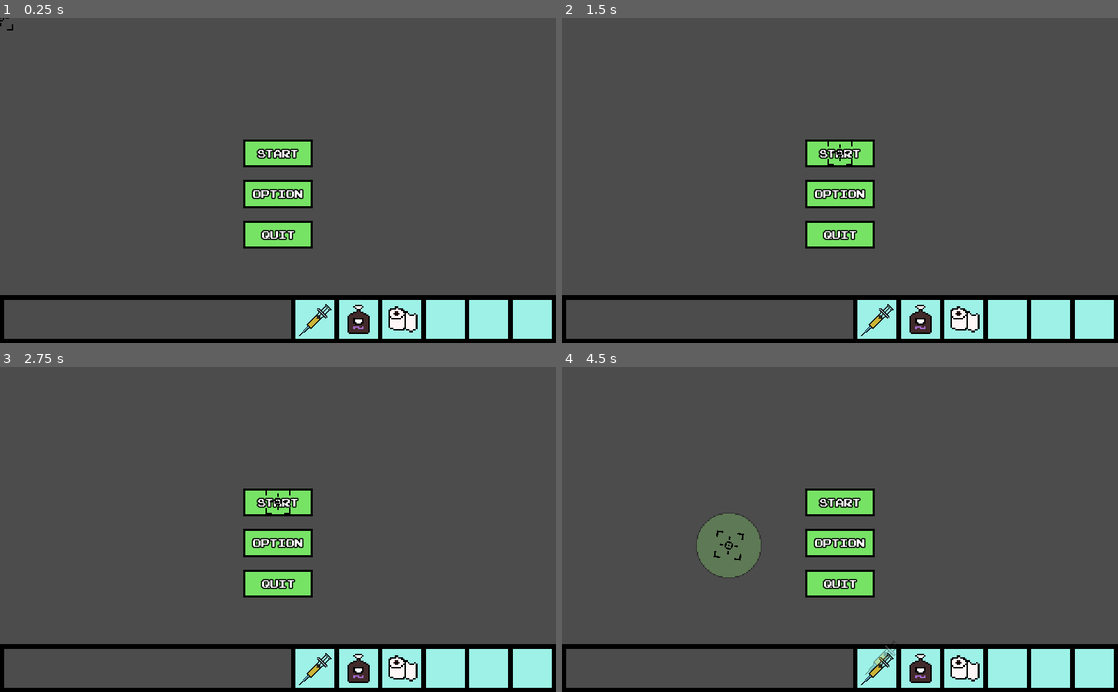
Above: before the commit, frames 1-4 (two rows, left to right).
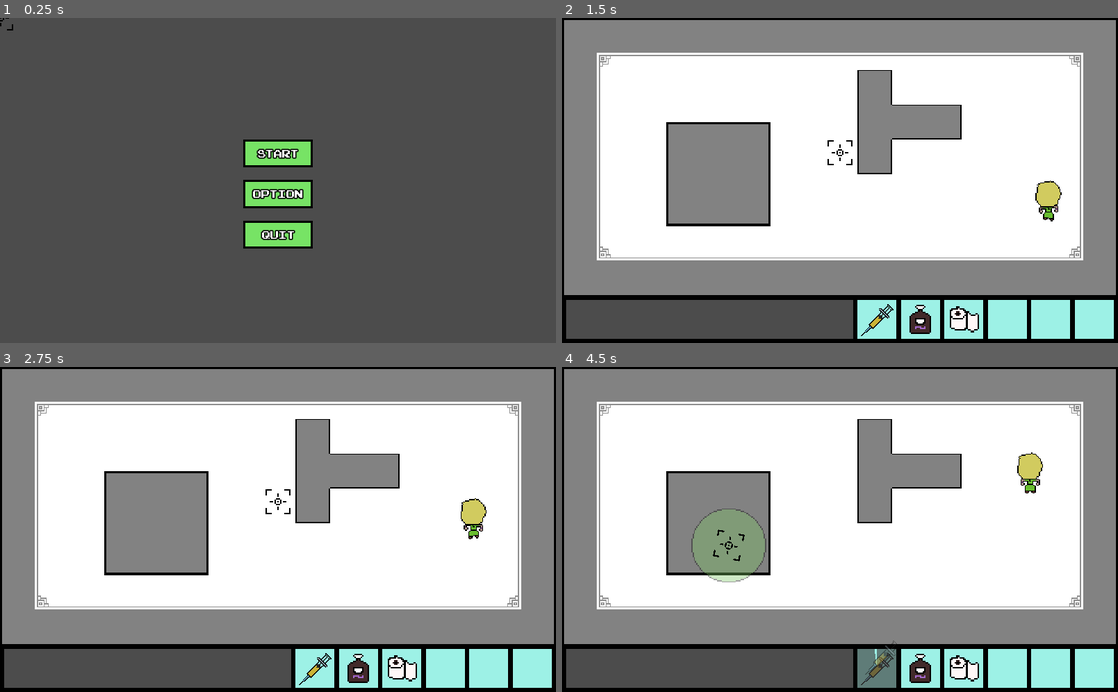
Above: after the commit, the same moments.

Repository: henryliuser/gmtk20
Game: Godot game, scene res://Menu.tscn
The game is run twice, just before and just after one commit, with the same random seed, the same clock (stepped at 60 frames per second) and the same inputs.
Inputs (mouse positions are in pixels of both pictures, inside the frame that each line leads up to):
- Up to frame 1 (0.25 s): no input
- Up to frame 2 (1.5 s): click (840, 154) at 0.5 s; click (840, 154) at 1.27 s
- Up to frame 3 (2.75 s): click (278, 503) at 2.02 s
- Up to frame 4 (4.5 s): click (840, 542) at 2.77 s; move the mouse to (878, 669) at 3.52 s; hold \ (d_frame_advance) 3.53-4.28 s; click (878, 669) at 3.67 s; move the mouse to (728, 545) at 4.27 s; tap \ (d_frame_advance) at 4.35 s; click (728, 545) at 4.42 s

The runs differ from the first frame. In frame 1, 8.6% of the frame differs, in the area x 0-100%, y 85-100%; in frame 2, 85%; in frame 3, 85%; in frame 4, 86%, in the area x 0-100%, y 0-99%.
Error before the commit: Parse Error: The identifier "HUD" isn't declared in the current scope. (res://Menu.gd:4)

Commit message:
cooldowns and fixing bugs that i created

Diff:
--- a/Items/AOE.gd
+++ b/Items/AOE.gd
@@ -3,8 +3,9 @@
 var clicked = false
 
 func _input(event):
-	if event is InputEventMouseButton and event.pressed:
+	if event is InputEventMouseButton and event.pressed and !clicked:
 		clicked = true
+		print('yuh1')
 		var item
 		if thing != "":
 			item = load(thing).instance()
--- a/Items/Globes.gd
+++ b/Items/Globes.gd
@@ -1,5 +1,4 @@
 extends Node2D
-
 
 # Called when the node enters the scene tree for the first time.
 func _ready():
--- a/Items/Oils.gd
+++ b/Items/Oils.gd
@@ -13,6 +13,7 @@
 var alerted_karens = []
 
 func _ready():
+	HUD.oils.cooldown()
 	aoe.material = aoe.material.duplicate()
 	aoe.material.set_shader_param("time_factor", randf()+randf()+randf()+randf())
 	aoe.material.set_shader_param("amplitude", Vector2(3*randf()+1, 4*randf()+1))
--- a/Items/ToiletPaper.gd
+++ b/Items/ToiletPaper.gd
@@ -5,6 +5,7 @@
 
 # Called when the node enters the scene tree for the first time.
 func _ready():
+	HUD.tp.cooldown()
 	var target = global_position
 	global_position = Vector2(750, 555)
 	modulate.a = 0.3
--- a/Items/Vaccine.gd
+++ b/Items/Vaccine.gd
@@ -6,6 +6,7 @@
 var time = 0.9
 
 func _ready():
+	HUD.vax.cooldown()
 	target = global_position
 	global_position = Vector2(530, 595)
 	modulate.a = 0.3
--- a/Items/Vaccine.tscn
+++ b/Items/Vaccine.tscn
@@ -22,5 +22,12 @@
 
 [node name="CollisionShape2D" type="CollisionShape2D" parent="hitbox"]
 shape = SubResource( 1 )
+
+[node name="Label" type="Label" parent="."]
+margin_right = 40.0
+margin_bottom = 14.0
+__meta__ = {
+"_edit_use_anchors_": false
+}
 [connection signal="animation_finished" from="AnimatedSprite" to="." method="_on_AnimatedSprite_animation_finished"]
 [connection signal="body_entered" from="hitbox" to="." method="_on_hitbox_body_entered"]
--- a/global/HUD.gd
+++ b/global/HUD.gd
@@ -1,20 +1,43 @@
 extends Node2D
 onready var cursor = $CanvasLayer/cursor
+const base_CD = [3, 7, 10, 8, 9]
+var employee_mult = 1
+onready var vax = $buttons/vax
+onready var oils = $buttons/oils
+onready var tp = $buttons/tp
 
-func _on_vaccine_released():
-	cursor.select("res://Items/Vaccine.tscn", 1.75, Color("7dc966"))
+#func _input(event):
+#	if event is InputEventMouseButton and event.pressed and cursor.selected != null:
 
-func _on_oils_released():
-	cursor.select("res://Items/Oils.tscn", 3, Color("#dd7f7f"))
 
-func _on_tp_released():
-	cursor.select("res://Items/ToiletPaper.tscn", 1.5)
-	var aoe2 = load("res://Items/AOE.tscn").instance()
-	aoe2.scale = Vector2(4,4)
-	get_tree().current_scene.add_child(aoe2)
+#onready var vax_tw = $buttons/vaccine/Tween
+#onready var vax_tp = $buttons/vaccine/TextureProgress
+#func _on_vaccine_released():
+#	if vax_tp.value == 0:
+#		cursor.select("res://Items/Vaccine.tscn", 1.75, Color("7dc966"))
+#		cooldown($buttons/vaccine/Tween, $buttons/vaccine/TextureProgress, base_CD[0] * employee_mult)
+#
+#onready var oils_tw = $buttons/oils/Tween
+#onready var oils_tp = $buttons/oils/TextureProgress
+#func _on_oils_released():
+#	cursor.select("res://Items/Oils.tscn", 3, Color("#dd7f7f"))
+#	cooldown($buttons/oils/Tween, $buttons/oils/TextureProgress, base_CD[0] * employee_mult)
+#
+#onready
+#func _on_tp_released():
+#	cursor.select("res://Items/ToiletPaper.tscn", 1.5)
+#	cooldown($buttons/tp/Tween, $buttons/tp/TextureProgress, base_CD[0] * employee_mult)
+#	var aoe2 = load("res://Items/AOE.tscn").instance()
+#	aoe2.scale = Vector2(4,4)
+#	get_tree().current_scene.add_child(aoe2)
+#
+#func _on_oilanim_mouse_entered():
+#	$buttons/vaccine/vax.play("default")
+#
+#func _on_vax_animation_finished():
+#	$buttons/vaccine/vax.stop()
 
-func _on_oilanim_mouse_entered():
-	$buttons/vaccine/vax.play("default")
-
-func _on_vax_animation_finished():
-	$buttons/vaccine/vax.stop()
+func cooldown(tw, texture, cd):
+	tw.stop_all()
+	tw.interpolate_property(texture, "value", 100, 0, cd)
+	tw.start()
--- a/global/HUD.tscn
+++ b/global/HUD.tscn
@@ -7,12 +7,7 @@
 [ext_resource path="res://Assets/Syringe/vax.tres" type="SpriteFrames" id=5]
 [ext_resource path="res://global/cursor.tscn" type="PackedScene" id=6]
 [ext_resource path="res://global/HUD.gd" type="Script" id=7]
-
-[sub_resource type="RectangleShape2D" id=1]
-extents = Vector2( 36, 36 )
-
-[sub_resource type="RectangleShape2D" id=3]
-extents = Vector2( 36, 36 )
+[ext_resource path="res://global/HUDButton.tscn" type="PackedScene" id=9]
 
 [node name="HUD" type="Node2D"]
 script = ExtResource( 7 )
@@ -56,45 +51,48 @@
 
 [node name="buttons" type="Node2D" parent="."]
 
-[node name="vaccine" type="TouchScreenButton" parent="buttons"]
-position = Vector2( 544, 520 )
-shape = SubResource( 1 )
+[node name="vax" parent="buttons" instance=ExtResource( 9 )]
+rotation = 5.96047e-08
+scene = "res://Items/Vaccine.tscn"
+color = Color( 0.490196, 0.788235, 0.4, 1 )
 
-[node name="vax" type="AnimatedSprite" parent="buttons/vaccine"]
+[node name="sprite" type="AnimatedSprite" parent="buttons/vax"]
+show_behind_parent = true
 position = Vector2( 33.9311, 40.7252 )
 rotation = 2.35619
 scale = Vector2( 1.3, 1.7 )
 frames = ExtResource( 5 )
 
-[node name="vaxanim" type="Area2D" parent="buttons/vaccine"]
+[node name="oils" parent="buttons" instance=ExtResource( 9 )]
+position = Vector2( 624, 520 )
+rotation = 5.96047e-08
+base_cd = 7.0
+scene = "res://Items/Oils.tscn"
+scl = 3.0
+color = Color( 0.866667, 0.498039, 0.498039, 1 )
+
+[node name="sprite" type="Sprite" parent="buttons/oils"]
+show_behind_parent = true
 position = Vector2( 36, 36 )
-
-[node name="CollisionShape2D" type="CollisionShape2D" parent="buttons/vaccine/vaxanim"]
-shape = SubResource( 3 )
-
-[node name="oils" type="TouchScreenButton" parent="buttons"]
-position = Vector2( 624, 520 )
-shape = SubResource( 1 )
-
-[node name="oilsTemp" type="Sprite" parent="buttons/oils"]
-position = Vector2( 36.262, 36 )
+rotation = -5.96047e-08
 scale = Vector2( 2.7, 2.7 )
 texture = ExtResource( 3 )
 
-[node name="tp" type="TouchScreenButton" parent="buttons"]
+[node name="tp" parent="buttons" instance=ExtResource( 9 )]
 position = Vector2( 704, 520 )
-shape = SubResource( 1 )
+rotation = 5.96047e-08
+base_cd = 10.0
+scene = "res://Items/ToiletPaper.tscn"
+scl = 1.5
+color = Color( 1, 1, 1, 1 )
 
-[node name="TP" type="Sprite" parent="buttons/tp"]
-position = Vector2( 38.0125, 36.3529 )
+[node name="sprite" type="Sprite" parent="buttons/tp"]
+show_behind_parent = true
+position = Vector2( 37, 36.353 )
+rotation = -5.96047e-08
 scale = Vector2( 3, 3 )
 texture = ExtResource( 2 )
 
 [node name="CanvasLayer" type="CanvasLayer" parent="."]
 
 [node name="cursor" parent="CanvasLayer" instance=ExtResource( 6 )]
-[connection signal="released" from="buttons/vaccine" to="." method="_on_vaccine_released"]
-[connection signal="animation_finished" from="buttons/vaccine/vax" to="." method="_on_vax_animation_finished"]
-[connection signal="mouse_entered" from="buttons/vaccine/vaxanim" to="." method="_on_oilanim_mouse_entered"]
-[connection signal="released" from="buttons/oils" to="." method="_on_oils_released"]
-[connection signal="released" from="buttons/tp" to="." method="_on_tp_released"]
--- /dev/null
+++ b/global/HUDButton.gd
@@ -0,0 +1,29 @@
+extends TouchScreenButton
+onready var hover = $hoveranim
+onready var sprite = $sprite
+onready var tex_progress = $TextureProgress
+onready var tw = $Tween
+export var base_cd = 3.0
+export var scene = ""
+export var scl = 2.0
+export var color = Color()
+
+func _ready():
+	if sprite!= null: sprite.connect("animation_finished", self, "anim_done")
+
+func cooldown():
+	tw.stop_all()
+	tw.interpolate_property(tex_progress, "value", 100, 0, base_cd * HUD.employee_mult)
+	tw.start()
+
+func _on_hoveranim_mouse_entered():
+	print('yuh')
+	if sprite.has_method("play"):
+		sprite.playing = true
+		print('yuh')
+
+func anim_done():
+	sprite.stop()
+
+func _on_HUDButton_pressed():
+	if tex_progress.value == 0: HUD.cursor.select(scene, scl, color)
--- /dev/null
+++ b/global/HUDButton.tscn
@@ -0,0 +1,37 @@
+[gd_scene load_steps=5 format=2]
+
+[ext_resource path="res://Assets/cooldownmask.png" type="Texture" id=1]
+[ext_resource path="res://global/HUDButton.gd" type="Script" id=2]
+
+[sub_resource type="RectangleShape2D" id=3]
+extents = Vector2( 36, 36 )
+
+[sub_resource type="RectangleShape2D" id=2]
+extents = Vector2( 36, 36 )
+
+[node name="HUDButton" type="TouchScreenButton"]
+position = Vector2( 544, 520 )
+shape = SubResource( 3 )
+script = ExtResource( 2 )
+
+[node name="hoveranim" type="Area2D" parent="."]
+position = Vector2( 36, 36 )
+z_index = 1
+
+[node name="CollisionShape2D" type="CollisionShape2D" parent="hoveranim"]
+shape = SubResource( 2 )
+
+[node name="TextureProgress" type="TextureProgress" parent="."]
+margin_right = 9.0
+margin_bottom = 9.0
+rect_scale = Vector2( 8, 8 )
+texture_progress = ExtResource( 1 )
+fill_mode = 4
+tint_progress = Color( 1, 1, 1, 0.654902 )
+__meta__ = {
+"_edit_use_anchors_": false
+}
+
+[node name="Tween" type="Tween" parent="."]
+[connection signal="pressed" from="." to="." method="_on_HUDButton_pressed"]
+[connection signal="mouse_entered" from="hoveranim" to="." method="_on_hoveranim_mouse_entered"]
--- a/global/cursor.gd
+++ b/global/cursor.gd
@@ -3,6 +3,7 @@
 onready var og_scale = scale
 var selected = false
 var rot_speed_deg = 50
+var justSelected = false  # DUMB
 
 func _ready():
 	Input.set_mouse_mode(Input.MOUSE_MODE_HIDDEN)
@@ -11,6 +12,7 @@
 	if event is InputEventMouseButton and event.pressed: click()
 
 func _physics_process(delta):
+	if justSelected: justSelected = false
 	global_position = get_global_mouse_position()
 	if selected:
 		rotation_degrees += rot_speed_deg * delta
@@ -23,17 +25,20 @@
 	aoe.modulate = mod
 	aoe.modulate.a = 0.5
 	aoe.position = get_global_mouse_position()
-	get_tree().current_scene.add_child(aoe)
 	selected = true
+	justSelected = true
 	tw.stop_all()
 	tw.interpolate_property(self,"scale", scale, Vector2(1.8,1.8),0.2,Tween.TRANS_CUBIC,Tween.EASE_OUT)
 	tw.start()
+	get_tree().current_scene.call_deferred("add_child", aoe)
+
 
 func click():
 	print(global_position)
-	selected = false
-	scale = Vector2(3.5,3.5)
-	tw.stop_all()
-	tw.interpolate_property(self, "scale", scale, og_scale, 0.2, Tween.TRANS_CUBIC, Tween.EASE_OUT)
-	tw.interpolate_property(self, "rotation", rotation, 0, 0.2, Tween.TRANS_CUBIC, Tween.EASE_OUT)
-	tw.start()
+	if !justSelected:
+		selected = false
+		scale = Vector2(3.5,3.5)
+		tw.stop_all()
+		tw.interpolate_property(self, "scale", scale, og_scale, 0.2, Tween.TRANS_CUBIC, Tween.EASE_OUT)
+		tw.interpolate_property(self, "rotation", rotation, 0, 0.2, Tween.TRANS_CUBIC, Tween.EASE_OUT)
+		tw.start()
--- a/project.godot
+++ b/project.godot
@@ -25,7 +25,7 @@
 
 Debug="*res://global/Debug.tscn"
 Global="*res://global/Global.tscn"
-Hud="*res://global/HUD.tscn"
+HUD="*res://global/HUD.tscn"
 
 [display]
 
Binary file added: Assets/cooldownmask.png
Not shown, added: Assets/cooldownmask.png.import
Not shown: 1 places in global/HUD.tscn that only renumber resources
